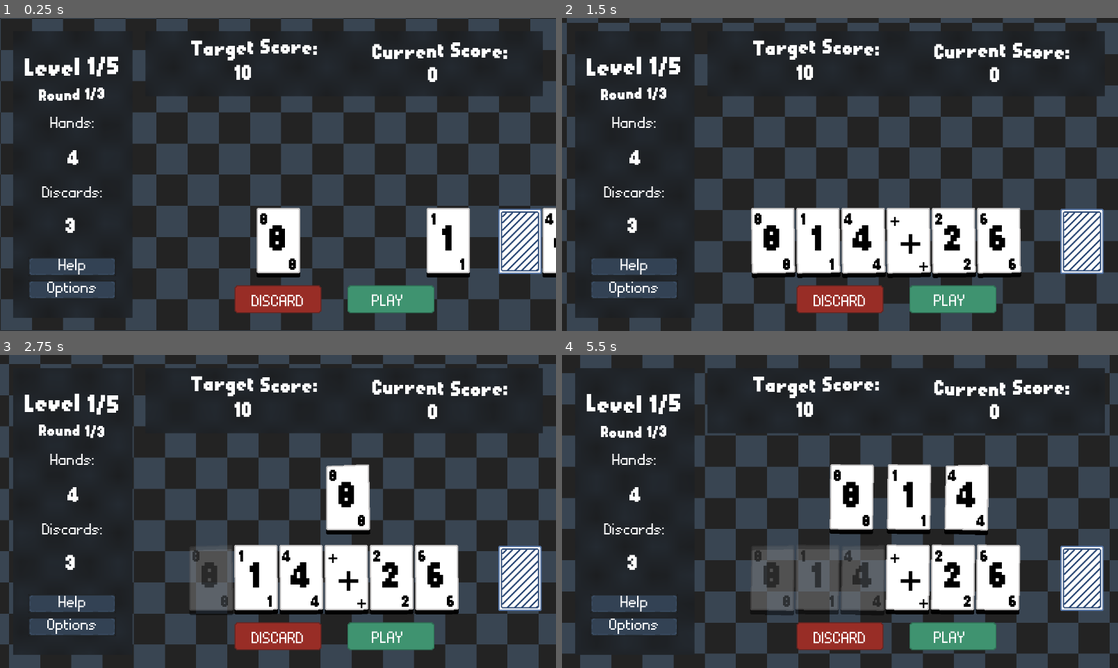
Above: before the commit, frames 1-4 (two rows, left to right).
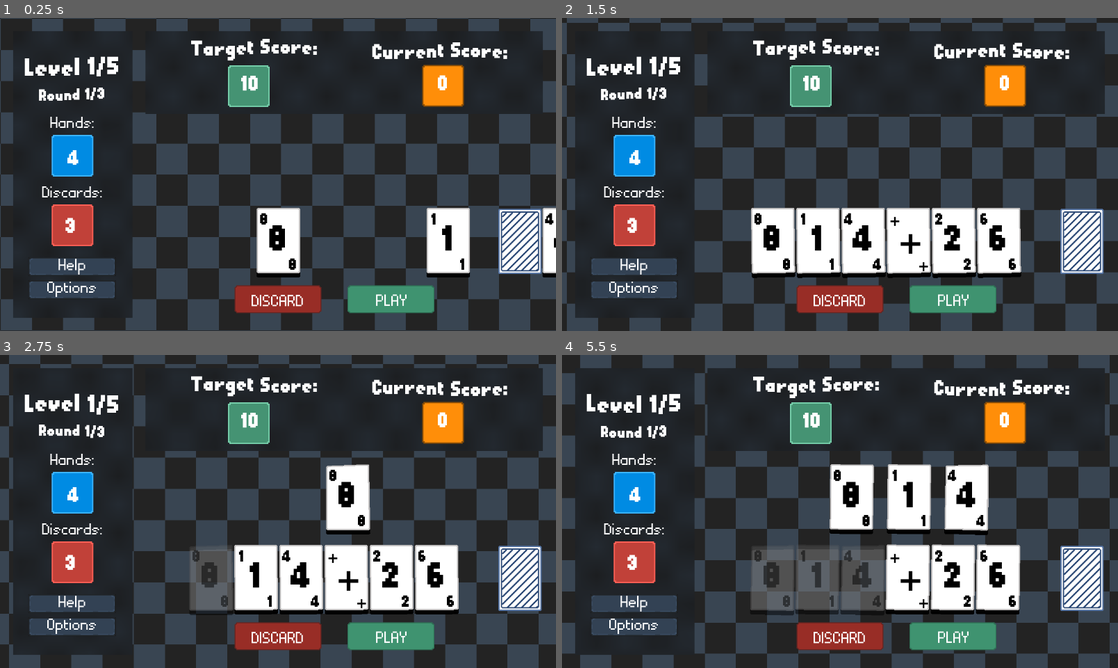
Above: after the commit, the same moments.

Repository: hd2802/stack-demon
Game: Godot game, scene res://_Scenes/LevelRunner/level_runner.tscn
Two runs of this game, one before a commit and one after it. Both use one fixed random seed, a clock stepped at 60 frames per second and the inputs below.
Inputs (mouse positions are in pixels of both pictures, inside the frame that each line leads up to):
- Up to frame 1 (0.25 s): no input
- Up to frame 2 (1.5 s): click "PLAY" at 0.5 s; click "PLAY" at 1.25 s
- Up to frame 3 (2.75 s): click (211, 577) at 2 s
- Up to frame 4 (5.5 s): click (773, 577) at 2.77 s; click (817, 577) at 3.52 s; click (817, 577) at 4.25 s; click (862, 577) at 5.02 s

The runs differ from the first frame. In frame 1, 5.9% of the frame differs, in the area x 9-98%, y 14-92%; in frame 2, 5.8%; in frame 3, 5.7%; in frame 4, 5.7%.

Commit message:
style: level

Diff:
--- a/_Scenes/Level/level.tscn
+++ b/_Scenes/Level/level.tscn
@@ -1,17 +1,22 @@
-[gd_scene load_steps=15 format=3 uid="uid://dipmb0ce8ps10"]
+[gd_scene load_steps=20 format=3 uid="uid://dipmb0ce8ps10"]
 
 [ext_resource type="Script" uid="uid://dpj2pujktnhu3" path="res://_Scripts/Level/Level/level.gd" id="1_er2o0"]
 [ext_resource type="Shader" uid="uid://dsrjx5fwwsmio" path="res://Resources/Shaders/goopy.gdshader" id="2_vw5s3"]
 [ext_resource type="Shader" uid="uid://dh00vr0itc8wv" path="res://Resources/Shaders/blur.gdshader" id="3_vw5s3"]
 [ext_resource type="Theme" uid="uid://dltx8n0ryx35r" path="res://Resources/Themes/level_title.tres" id="4_5phq7"]
+[ext_resource type="Texture2D" uid="uid://3w76mlkv8428" path="res://Assets/Sprites/Panels/hands_panel-1.png" id="5_gfncb"]
 [ext_resource type="Script" uid="uid://bvurmdpa1li7c" path="res://_Scripts/Level/GameLogic/play_area.gd" id="6_rl1kb"]
+[ext_resource type="Texture2D" uid="uid://vbtqdf0ix7t6" path="res://Assets/Sprites/Panels/discards_panel.png" id="6_xqiwq"]
 [ext_resource type="Theme" uid="uid://engys5p3iknv" path="res://Resources/Themes/label.tres" id="7_ldegq"]
+[ext_resource type="Texture2D" uid="uid://cf4cbqv2aol74" path="res://Assets/Sprites/Panels/target_panel.png" id="7_u72hf"]
+[ext_resource type="Texture2D" uid="uid://buph8yd3kk1aq" path="res://Assets/Sprites/Panels/discards_panel-1.png(1).png" id="8_7dgkj"]
 [ext_resource type="Texture2D" uid="uid://bquqdw1sgn7xg" path="res://Assets/Sprites/Buttons/PlayButton.png" id="8_e0ewc"]
 [ext_resource type="Texture2D" uid="uid://dmeyxhca61rca" path="res://Assets/Sprites/Buttons/DiscardButton.png" id="9_rl1kb"]
 [ext_resource type="Theme" uid="uid://de0d88t3bbp3w" path="res://Resources/Themes/stack.tres" id="10_ydtrd"]
 [ext_resource type="Texture2D" uid="uid://8mmw1y4nbqkd" path="res://Assets/Sprites/Buttons/LevelButton.png" id="11_gfncb"]
 [ext_resource type="Texture2D" uid="uid://f7je5osdp5ve" path="res://Assets/Sprites/CardBack.png" id="12_rl1kb"]
 [ext_resource type="Script" uid="uid://cdau8d7xqmav2" path="res://_Scripts/Level/Target/target.gd" id="13_svkq8"]
+[ext_resource type="Theme" uid="uid://b8rufdjyp1b2b" path="res://Resources/Themes/card_theme.tres" id="17_ayim6"]
 
 [sub_resource type="ShaderMaterial" id="ShaderMaterial_6fxwj"]
 shader = ExtResource("2_vw5s3")
@@ -48,7 +53,7 @@
 offset_left = 335.0
 offset_top = 30.0
 offset_right = 1250.0
-offset_bottom = 180.0
+offset_bottom = 221.0
 
 [node name="TargetLabel" type="RichTextLabel" parent="TargetBar"]
 layout_mode = 0
@@ -73,6 +78,27 @@
 text = "[wave amp=25 freq=1]Current Score:[/wave]"
 horizontal_alignment = 1
 vertical_alignment = 1
+
+[node name="Sprite2D" type="Sprite2D" parent="."]
+position = Vector2(167, 317)
+scale = Vector2(3, 3)
+texture = ExtResource("5_gfncb")
+
+[node name="Sprite2D2" type="Sprite2D" parent="."]
+position = Vector2(167, 477)
+scale = Vector2(3, 3)
+texture = ExtResource("6_xqiwq")
+
+[node name="Sprite2D3" type="Sprite2D" parent="."]
+position = Vector2(573, 157)
+scale = Vector2(3, 3)
+texture = ExtResource("7_u72hf")
+
+[node name="Sprite2D4" type="Sprite2D" parent="."]
+modulate = Color(1, 0.556863, 0.0352941, 1)
+position = Vector2(1020, 156)
+scale = Vector2(3, 3)
+texture = ExtResource("8_7dgkj")
 
 [node name="LevelTitleLabel" type="RichTextLabel" parent="."]
 offset_left = 30.0
@@ -133,9 +159,9 @@
 
 [node name="Label" type="Label" parent="PlayCardButton"]
 layout_mode = 0
-offset_left = 56.0
+offset_left = 66.0
 offset_top = 15.0
-offset_right = 130.0
+offset_right = 140.0
 offset_bottom = 114.0
 text = "PLAY
 "
@@ -162,10 +188,10 @@
 anchors_preset = 15
 anchor_right = 1.0
 anchor_bottom = 1.0
-offset_left = 540.0
-offset_top = 100.0
-offset_right = 604.0
-offset_bottom = 164.0
+offset_left = 555.0
+offset_top = 125.0
+offset_right = 619.0
+offset_bottom = 189.0
 grow_horizontal = 2
 grow_vertical = 2
 size_flags_horizontal = 4
@@ -174,10 +200,10 @@
 script = ExtResource("13_svkq8")
 
 [node name="Score" type="Label" parent="."]
-offset_left = 961.0
-offset_top = 102.0
-offset_right = 1035.0
-offset_bottom = 171.0
+offset_left = 984.0
+offset_top = 121.0
+offset_right = 1058.0
+offset_bottom = 190.0
 theme = ExtResource("10_ydtrd")
 horizontal_alignment = 1
 vertical_alignment = 1
@@ -276,7 +302,7 @@
 offset_top = 207.0
 offset_right = 1250.0
 offset_bottom = 380.0
-theme = ExtResource("10_ydtrd")
+theme = ExtResource("17_ayim6")
 bbcode_enabled = true
 horizontal_alignment = 1
 vertical_alignment = 1
Binary file added: Assets/Sprites/Panels/discards_panel-1.png(1).png
Not shown, added: Assets/Sprites/Panels/discards_panel-1.png(1).png.import
Binary file added: Assets/Sprites/Panels/discards_panel.png
Not shown, added: Assets/Sprites/Panels/discards_panel.png.import
Binary file added: Assets/Sprites/Panels/hands_panel-1.png
Not shown, added: Assets/Sprites/Panels/hands_panel-1.png.import
Binary file added: Assets/Sprites/Panels/target_panel.png
Not shown, added: Assets/Sprites/Panels/target_panel.png.import
